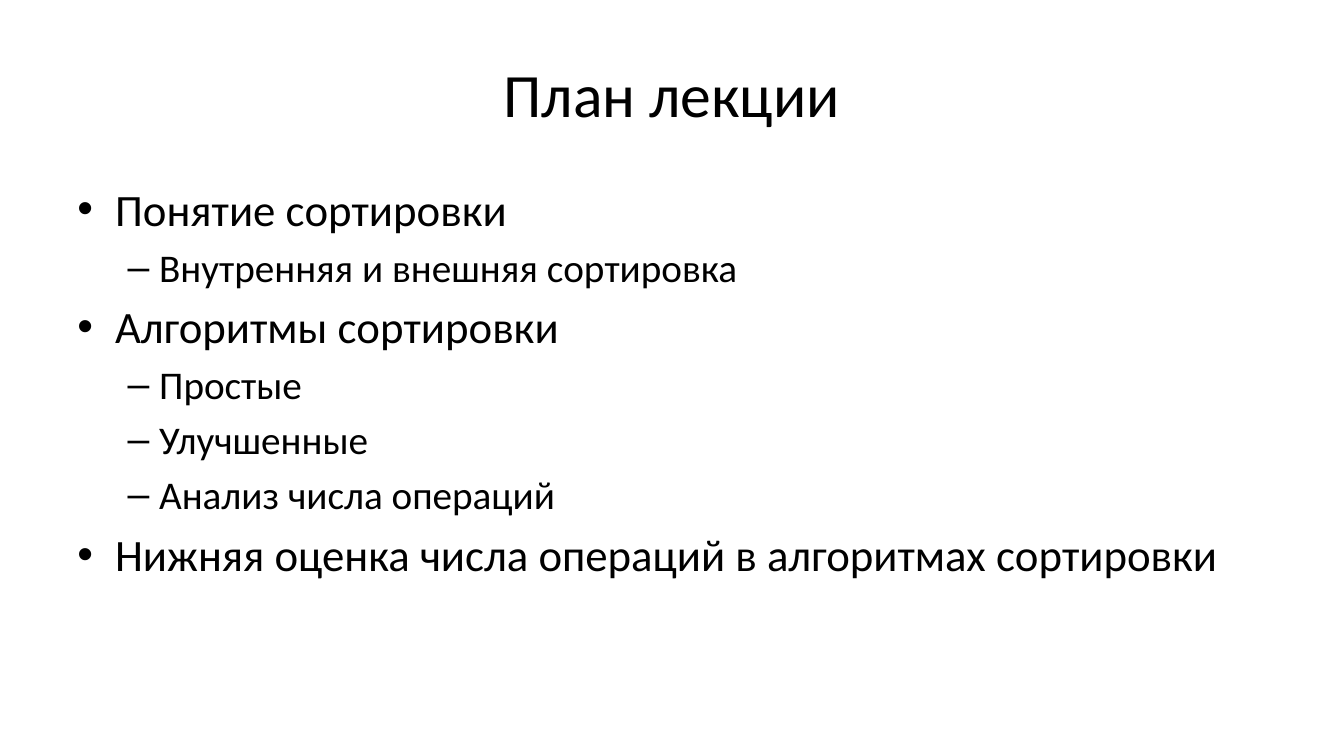
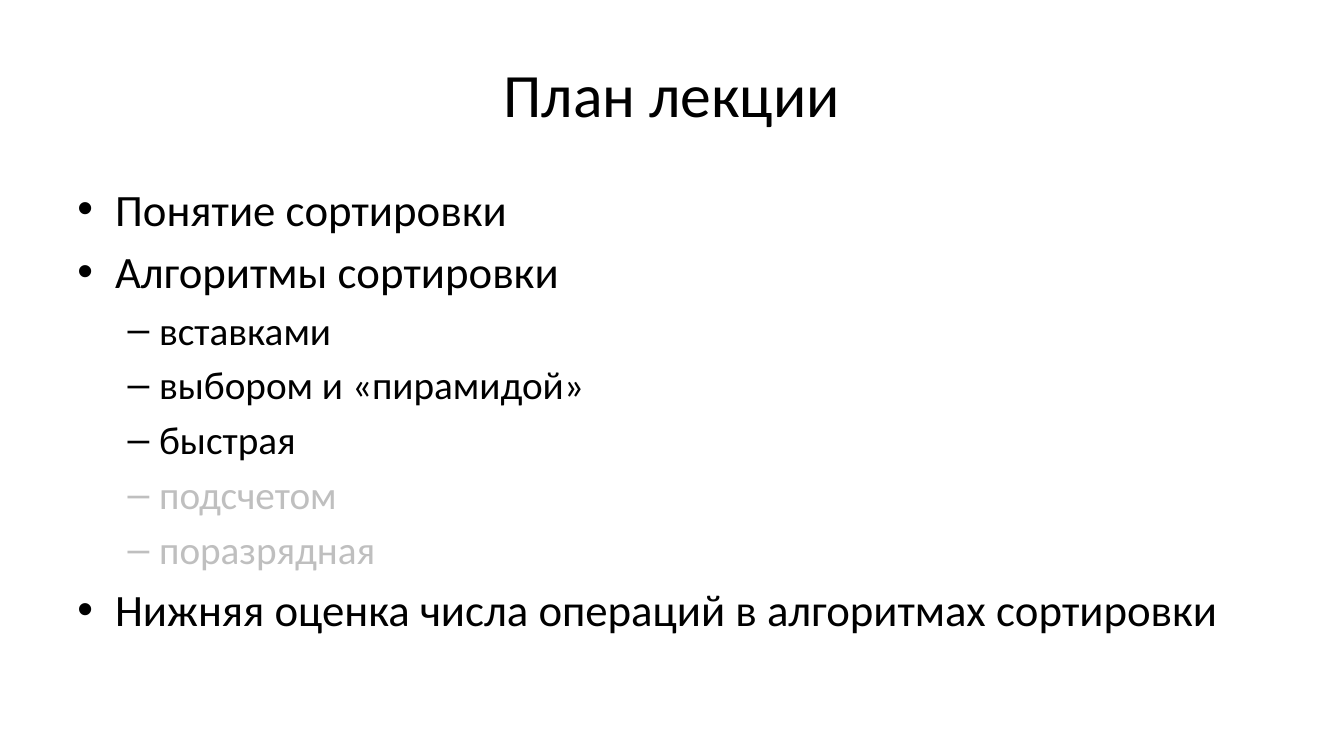
Before and after one commit to Evgueni-Petrov-aka-espetrov/Algorithms-and-Programming-in-C-pptx, a slide deck: slide 2 of 13 Сортировка.pptx. Drawn at 1344x756 pixels with LibreOffice and Linux fonts; fonts in the diff are those of the drawing. Boxes give left, top, right and bottom in pixels: in the first picture for what was removed or moved away, otherwise in the second. Text is boxed around its words. In the diff, an @@ line names an element or a change of style, - is before the commit and + after.

```diff
--- a/13 Сортировка.pptx
+++ b/13 Сортировка.pptx
@@ text at [159, 257, 737, 289]: paragraph removed @@
-  – Внутренняя и внешняя сортировка
@@ text at [159, 326, 584, 570]: text changed @@
-  – Простые
-  – Улучшенные
-  – Анализ числа операций
+  – вставками
+  – выбором и «пирамидой»
+  – быстрая
+  – подсчетом
+  – поразрядная
```
Also in this commit, not shown: 15 other slides changed, 104 slides added, 9 slides removed.
